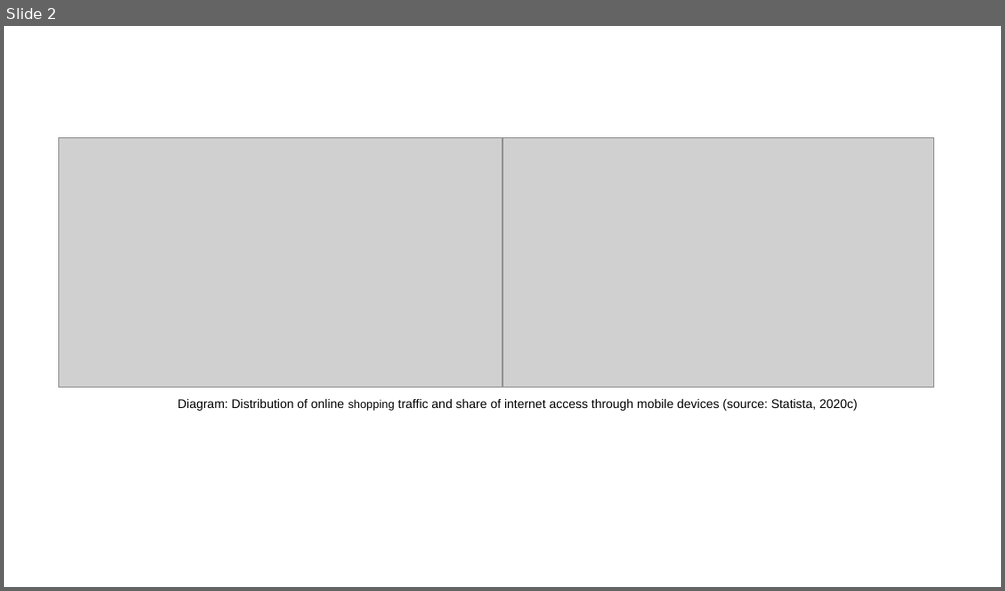
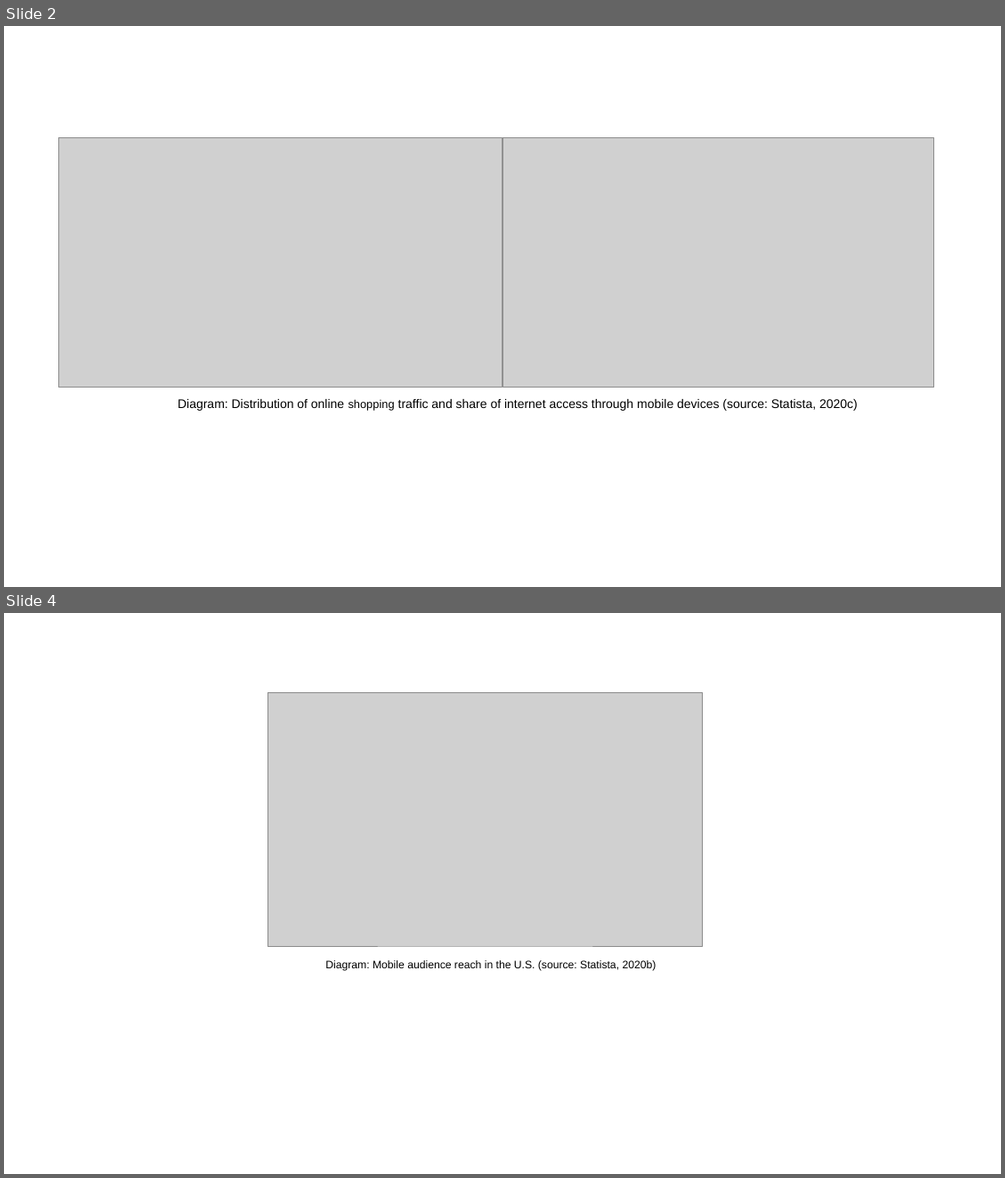
Before and after one commit to jing042323/Case-Study, a slide deck: Google_antitrust/graphs.pptx. Shown one above the other, each under a label of ours: slide 2 before the commit, slides 2 and 4 after it; the slides between them are not shown. The pictures are 1005x591 and 1005x1178 pixels, drawn with LibreOffice and Linux fonts; fonts in the diff are those of the drawing; grey boxes stand for pictures. Boxes give left, top, right and bottom in pixels: in the first picture for what was removed or moved away, otherwise in the second. Text is boxed around its words. In the diff, an @@ line names an element or a change of style, - is before the commit and + after.

```diff
--- a/Google_antitrust/graphs.pptx
+++ b/Google_antitrust/graphs.pptx
@@ slide 4 added at box(4, 613, 1001, 1174), background #FFFFFF @@
@@ picture added at box(268, 692, 704, 946) @@
@@ text added at box(325, 960, 656, 971), 10.5 pt, text #000000 @@
+Diagram: Mobile audience reach in the U.S. (source: Statista, 2020b)
```
Also in this commit, not shown: 5 other slides added.
